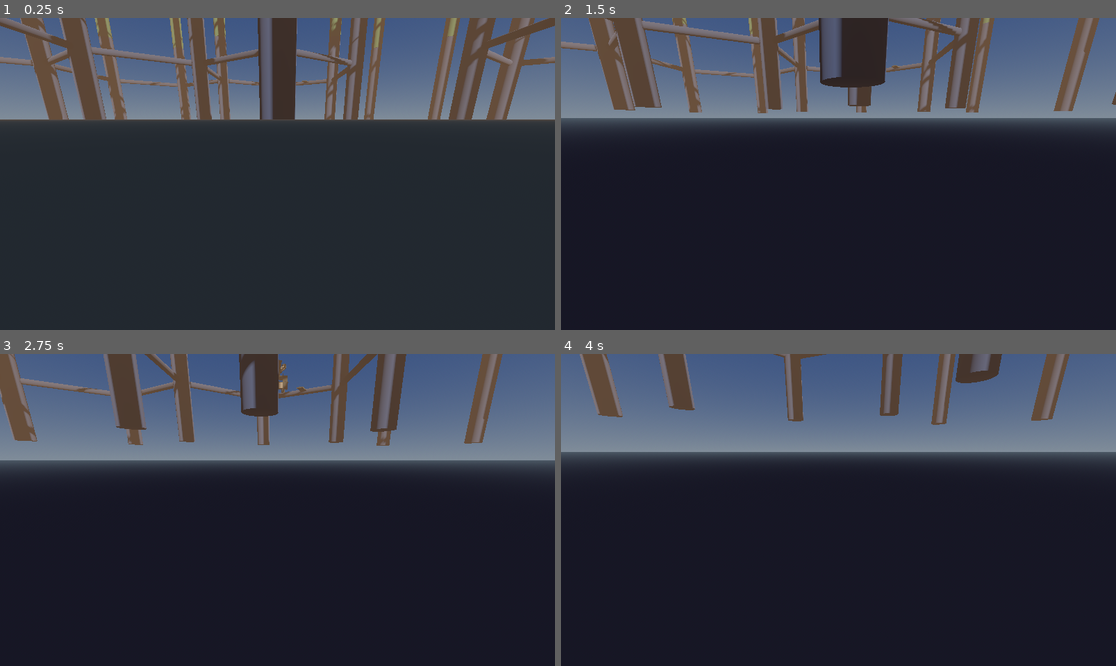
Above: before the commit, frames 1-4 (two rows, left to right).
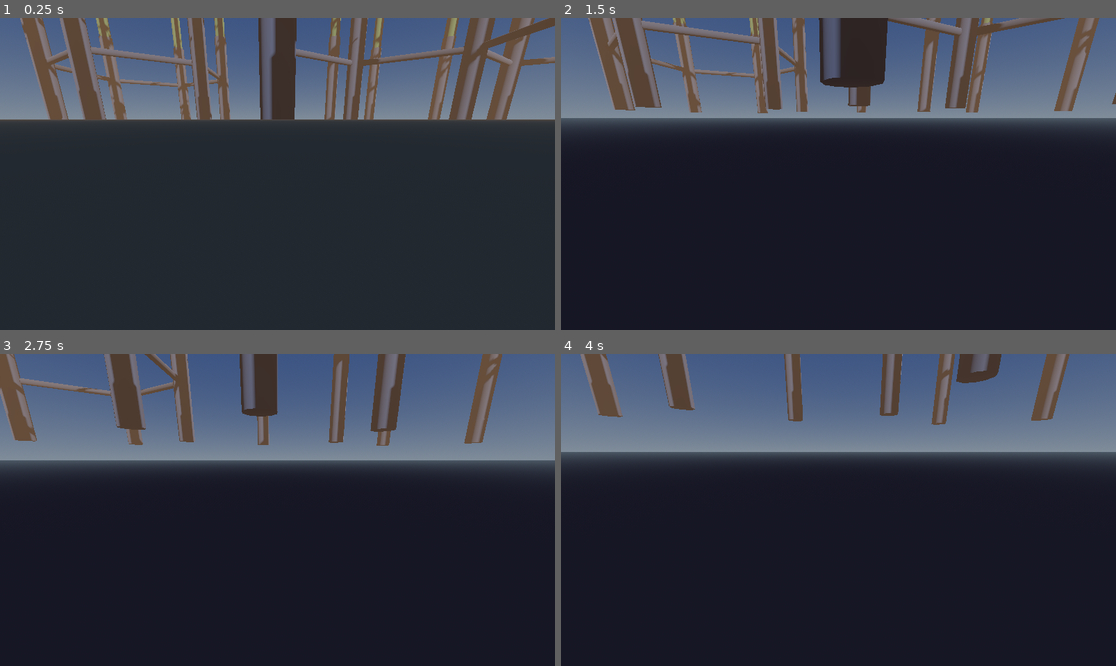
Above: after the commit, the same moments.

Repository: TaxiService/fcar
Game: Godot game, scene res://city/city_test.tscn
Two runs of this game, one before a commit and one after it. Both use one fixed random seed, a clock stepped at 60 frames per second and the inputs below.
Inputs (mouse positions are in pixels of both pictures, inside the frame that each line leads up to):
- Up to frame 1 (0.25 s): no input
- Up to frame 2 (1.5 s): tap Enter at 0.5 s; move the mouse to (866, 174) at 0.52 s; hold C (crouch) 0.53-1.28 s; hold W (forward) from 0.53 s (still down); click (866, 174) at 0.67 s; tap Space (jump) at 0.77 s; move the mouse to (810, 174) at 1.27 s; tap T (eject_passengers) at 1.35 s
- Up to frame 3 (2.75 s): keep holding W (forward); tap Space (jump) at 1.52 s; move the mouse to (288, 503) at 2.02 s; tap V (toggle_auto_hover) at 2.1 s
- Up to frame 4 (4 s): keep holding W (forward); move the mouse to (832, 516) at 2.77 s; tap Ctrl (toggle_com_compensation) at 2.85 s; click (832, 516) at 2.92 s; tap Space (jump) at 3.02, 3.77 s; move the mouse to (877, 513) at 3.52 s; tap R (toggle_ready_for_fares) at 3.6 s

The runs differ from the first frame. In frame 1, 3.3% of the frame differs, in the area x 0-97%, y 0-33%; in frame 2, 2.6%; in frame 3, 1.6%; in frame 4, 0.6%.

Commit message:
diversified spire generation, tweaked connector/crosslink relationships

Diff:
--- a/city/CityGenerator.gd
+++ b/city/CityGenerator.gd
@@ -10,8 +10,14 @@
 
 # Spire settings
 @export var spire_height: float = 2000.0  # 2km tall
-@export var spire_radius: float = 15.0  # 30m diameter
 @export var biome_count: int = 4  # Number of vertical sections
+
+# Spire geometry per biome (tapers upward)
+@export var spire_base_radius: float = 35.0  # Bottom biome radius
+@export var spire_base_sides: int = 10  # Bottom biome polygon sides
+@export var spire_radius_step: float = 5.0  # Radius reduction per biome going up
+@export var spire_sides_step: int = 2  # Sides reduction per biome going up
+@export var spire_min_sides: int = 3  # Minimum polygon sides
 
 # Connector settings
 @export var edge_connector_radius: float = 4.0  # Edge connectors (along hex edges)
@@ -47,7 +53,7 @@
 	"cross": [[0, 3], [1, 4]], # two crossing lines
 	"dagger": [[0, 3], [1, 5]], # typographic dagger
 	"dagger_strk": [[0, 3], [1, 5], [2, 4]], # double dagger
-	"tri_norm": [[0, 2], [2, 4], [4, 0]], # a triangle
+	"tri_norm": [[0, 2], [2, 4], [0, 4]], # a triangle
 	"tri_strk": [[1, 3], [3, 5], [1, 5], [2, 4]], # a triangle struck by a line
 	"zed_strk": [[0, 3], [1, 2], [4, 5], [2, 5]], # a Z shape struck by a line
 	"rect": [[0, 1], [1, 3], [3, 4], [0, 4]], # a rectangle
@@ -58,10 +64,10 @@
 # Per-biome crosslink pattern weights (index = biome, from bottom to top)
 # Each biome has a dictionary of pattern_name: weight for weighted random selection
 @export var biome_crosslink_patterns: Array[Dictionary] = [
-	{"full": 1.0, "empty": 0.5, "tri-norm": 0.5},  # biome 0 (bottom)
-	{"empty": 1.0, "single": 1.0, "rect":1.0, "tri-norm":1.0, "tri-strk":1.0},  # biome 1
-	{"empty": 1.0, "single": 1.0, "cross":1.0, "dagger":1.0, "dagger_strk":1.0},  # biome 2
-	{"empty": 1.0, "zed_strk": 1.0, "kite":1.0, "dagger_strk":1.0, "cross":1.0},  # biome 3 (top)
+	{"full": 0.6, "empty": 0.2, "tri-norm": 0.2},  # biome 0 (bottom)
+	{"empty": 0.3, "single": 0.2, "kite":0.1, "tri-norm":0.15, "tri-strk":0.15},  # biome 1
+	{"empty": 0.3, "single": 0.2, "cross":0.1, "dagger":0.15, "dagger_strk":0.15},  # biome 2
+	{"empty": 0.2, "zed_strk": 0.2, "rect":0.2, "dagger_strk":0.2, "cross":0.2},  # biome 3 (top)
 ]
 
 # Visual settings
@@ -176,15 +182,17 @@
 	# Step 2: Create spires at each position
 	_generate_spires()
 
-	# Step 3: Create edge connectors between spires
+	# Step 3: Create crosslink connectors within hexagons
+	_generate_crosslinks()
+
+	# Step 4: Create edge connectors between spires
 	_generate_connectors()
-
-	# Step 4: Create crosslink connectors within hexagons
-	_generate_crosslinks()
 
 	# Step 5: Generate buildings on connectors
 	if generate_buildings:
 		_generate_buildings()
+	#	_generate_buildings() # this sort of achieves
+	#	_generate_buildings() # the city look...
 
 	print("CityGenerator: Done! Generated %d spires, %d edge connections, %d hexagons" % [spire_positions.size(), connector_edges.size(), hex_vertex_lists.size()])
 
@@ -516,7 +524,7 @@
 	var cylinder = CylinderMesh.new()
 	cylinder.top_radius = radius
 	cylinder.bottom_radius = radius
-	cylinder.height = length - spire_radius * 2  # Subtract spire radius from each end
+	cylinder.height = length - spire_base_radius * 2  # Subtract spire radius from each end
 	mesh_instance.mesh = cylinder
 
 	# Rotate to align with edge direction (cylinder is vertical by default)
@@ -538,16 +546,22 @@
 	var spire_root = Node3D.new()
 	spire_root.position = pos
 
-	# Create a cylinder mesh for each biome section
+	# Create a prism/cylinder mesh for each biome section
+	# Each biome has decreasing radius and sides going upward
 	for i in range(biome_count):
 		var section = MeshInstance3D.new()
 		section.name = "Biome_%d" % i
 
-		# Create cylinder mesh
+		# Calculate radius and sides for this biome level
+		var radius = spire_base_radius - (i * spire_radius_step)
+		var sides = maxi(spire_min_sides, spire_base_sides - (i * spire_sides_step))
+
+		# Create cylinder/prism mesh
 		var cylinder = CylinderMesh.new()
-		cylinder.top_radius = spire_radius
-		cylinder.bottom_radius = spire_radius
+		cylinder.top_radius = radius
+		cylinder.bottom_radius = radius
 		cylinder.height = biome_height
+		cylinder.radial_segments = sides
 		section.mesh = cylinder
 
 		# Position (cylinder origin is center, so offset by half height)
@@ -626,12 +640,12 @@
 		var dir_normalized = direction.normalized()
 
 		# Calculate seed points at building_seed_spacing intervals
-		var usable_length = length - spire_radius * 2 - building_seed_spacing
+		var usable_length = length - spire_base_radius * 2 - building_seed_spacing
 		if usable_length <= 0:
 			continue
 
 		var num_seeds = int(usable_length / building_seed_spacing)
-		var start_offset = spire_radius + building_seed_spacing * 0.5
+		var start_offset = spire_base_radius + building_seed_spacing * 0.5
 
 		for i in range(num_seeds):
 			# Check total limit
--- a/city/city_test.tscn
+++ b/city/city_test.tscn
@@ -50,7 +50,6 @@
 script = ExtResource("1_generator")
 hex_edge_length = 420.0
 grid_rings = 2
-spire_radius = 35.0
 building_seed_spacing = 60.0
 building_seed_probability = 0.8
 building_max_depth = 5
